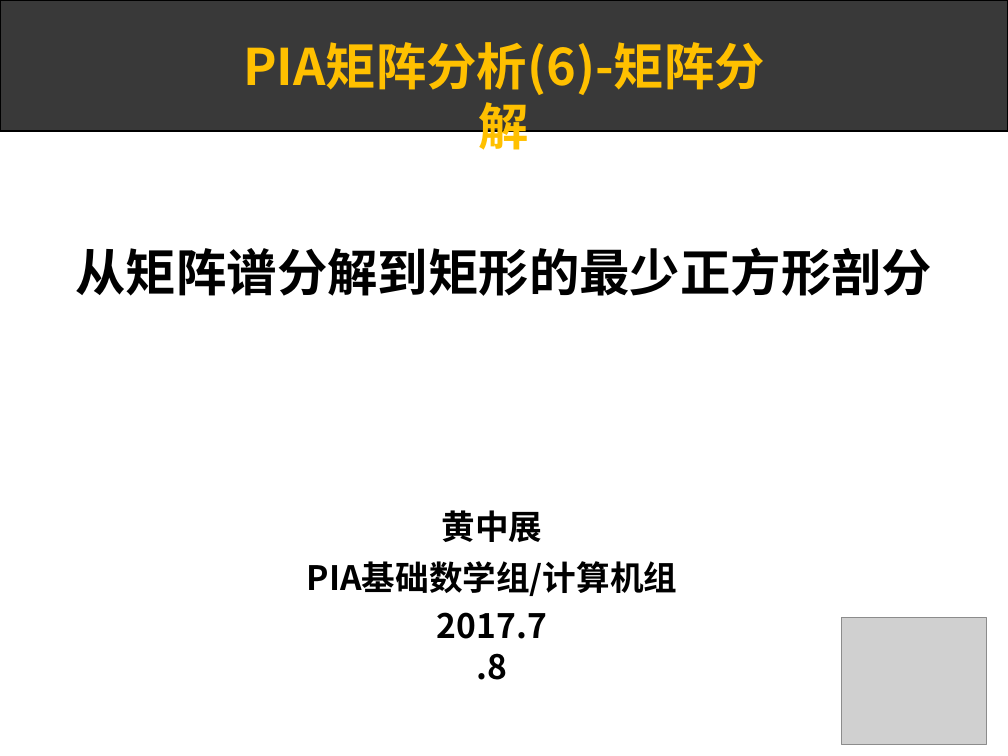
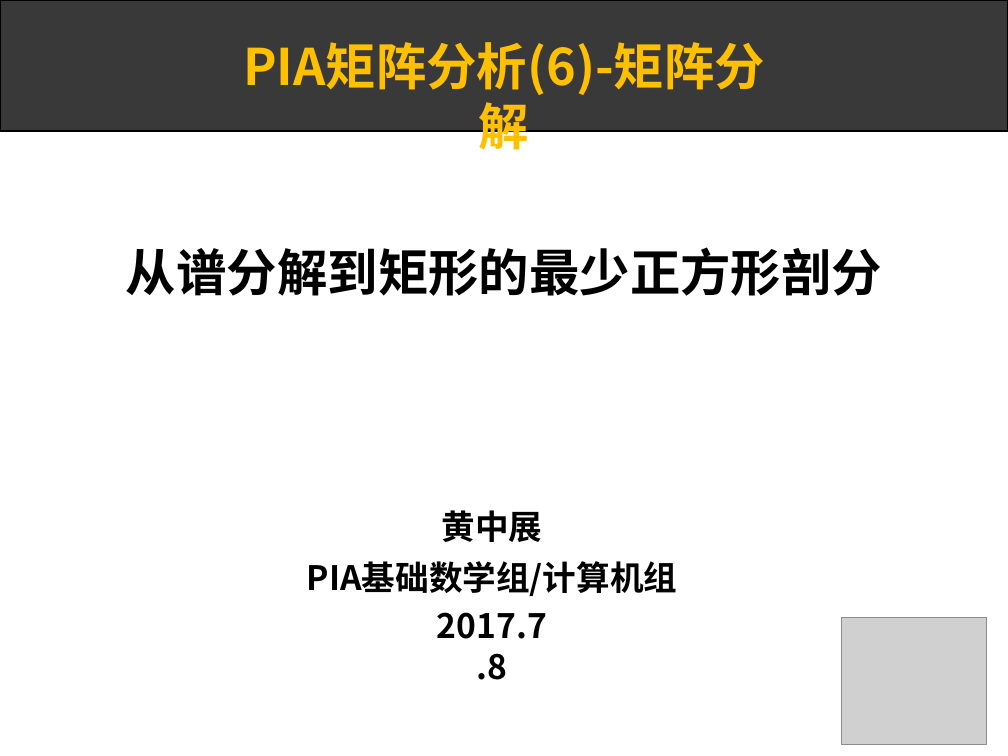
Before and after one commit to dedekinds/QR-SVD, a slide deck: slide 1 of 从矩阵谱分解到矩形的最少正方形剖分.pptx. Drawn at 1008x756 pixels with LibreOffice and Linux fonts; fonts in the diff are those of the drawing; grey boxes stand for pictures. Boxes give left, top, right and bottom in pixels: in the first picture for what was removed or moved away, otherwise in the second. Text is boxed around its words. In the diff, an @@ line names an element or a change of style, - is before the commit and + after.

```diff
--- a/从矩阵谱分解到矩形的最少正方形剖分.pptx
+++ b/从矩阵谱分解到矩形的最少正方形剖分.pptx
@@ text at [126, 247, 882, 296]: text changed @@
-从矩阵谱分解到矩形的最少正方形剖分
+从谱分解到矩形的最少正方形剖分
```
Also in this commit, not shown: 21 other slides changed.
